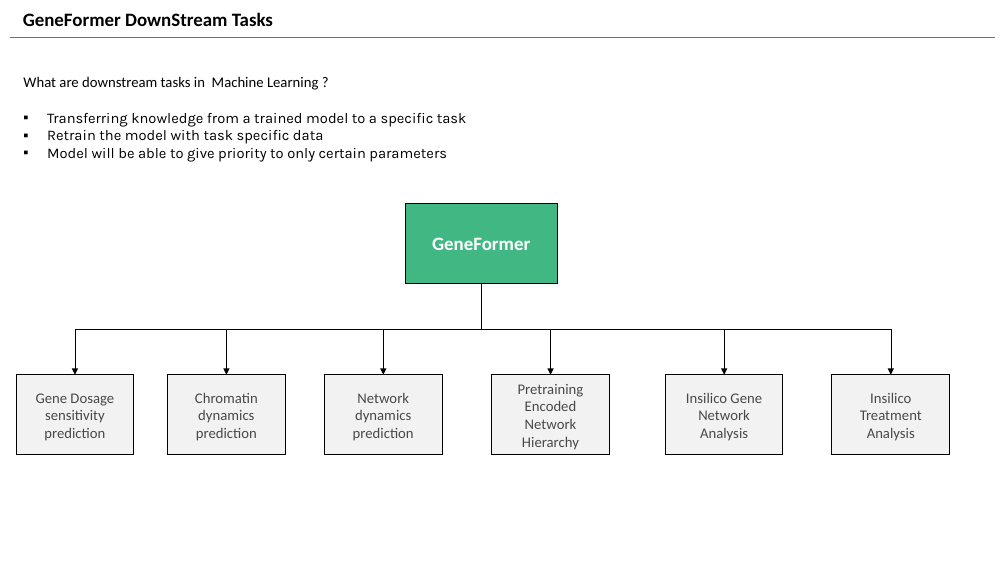
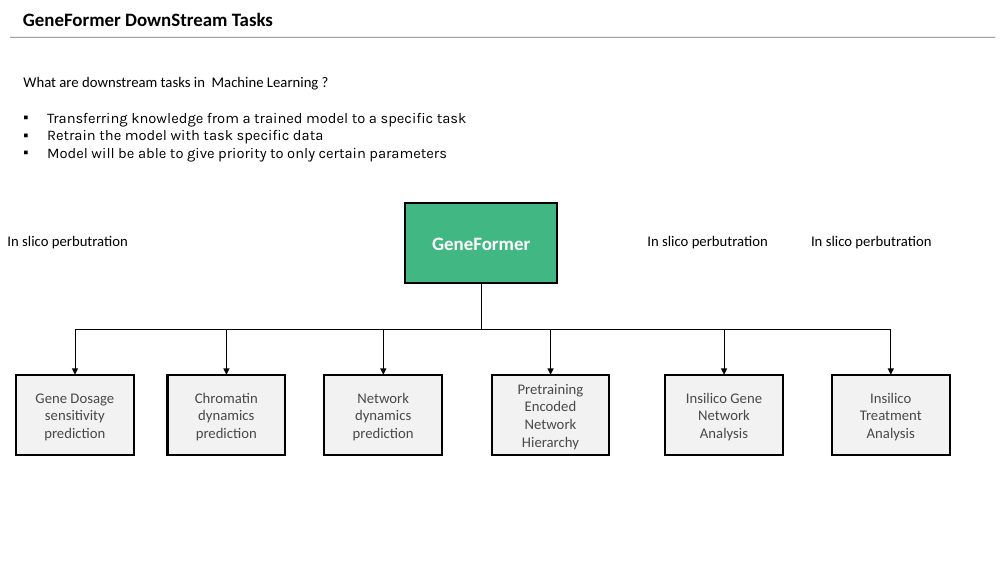
Before and after one commit to v-dev688/presentations, a slide deck: slide 11 of GENEFOREMER.pptx (slide 8 before the commit). Drawn at 1008x567 pixels with LibreOffice and Linux fonts; fonts in the diff are those of the drawing. Boxes give left, top, right and bottom in pixels: in the first picture for what was removed or moved away, otherwise in the second. Text is boxed around its words. In the diff, an @@ line names an element or a change of style, - is before the commit and + after.

```diff
--- a/GENEFOREMER.pptx
+++ b/GENEFOREMER.pptx
@@ line (10, 37) - (996, 37): stroke #767171 0.5 pt to #767171 0.75 pt @@
@@ text added at (7, 235, 128, 249), 14 pt, text #000000 @@
+In slico perbutration
@@ text added at (647, 235, 768, 249), 14 pt, text #000000 @@
+In slico perbutration
@@ text added at (811, 235, 931, 249), 14 pt, text #000000 @@
+In slico perbutration
@@ outline #000000 1 pt to #000000 2 pt in 6 elements at (16, 375, 134, 455), (168, 375, 286, 455), (324, 375, 442, 455), (492, 375, 609, 455), (665, 375, 783, 455), (832, 375, 950, 455) @@
```
Also in this commit, not shown: 6 other slides changed, 12 slides added, 7 slides removed.
